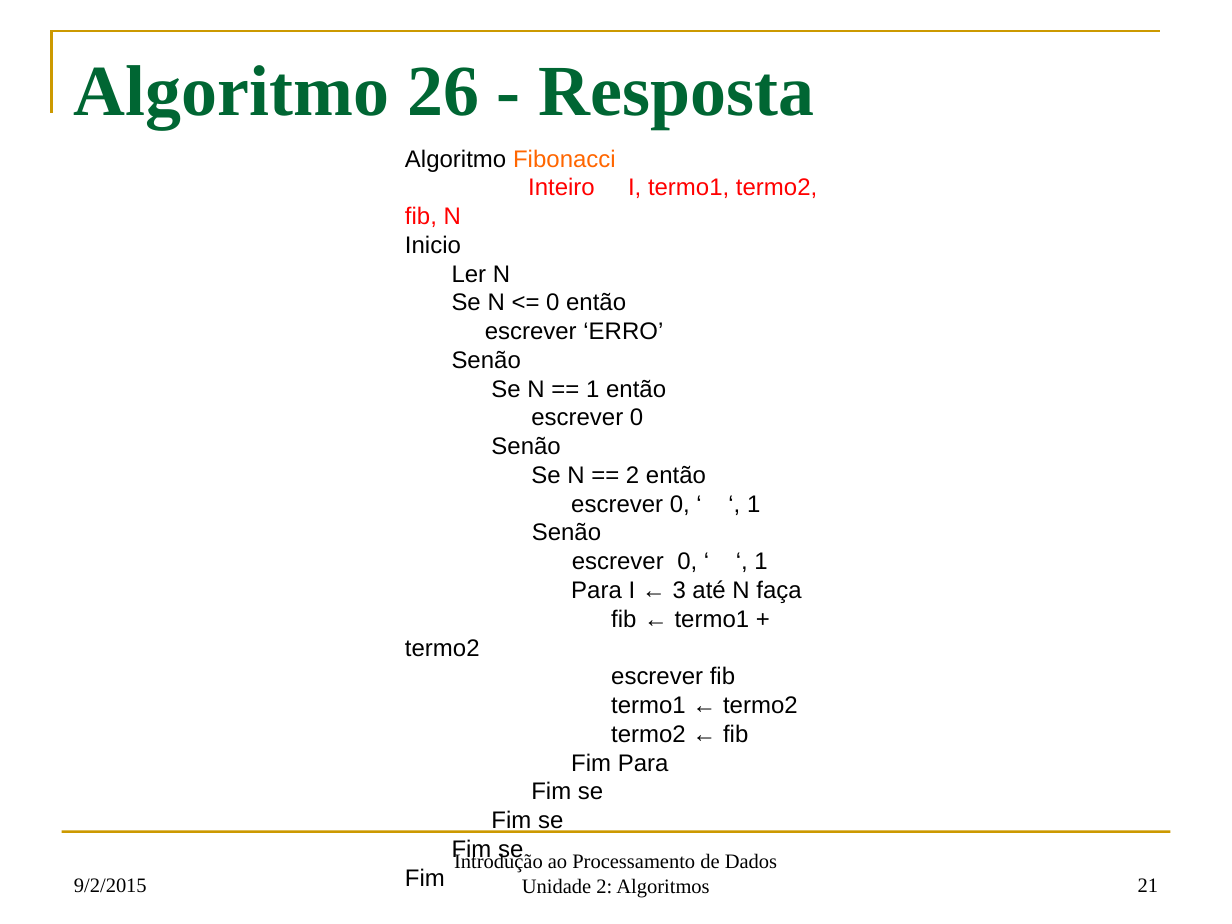
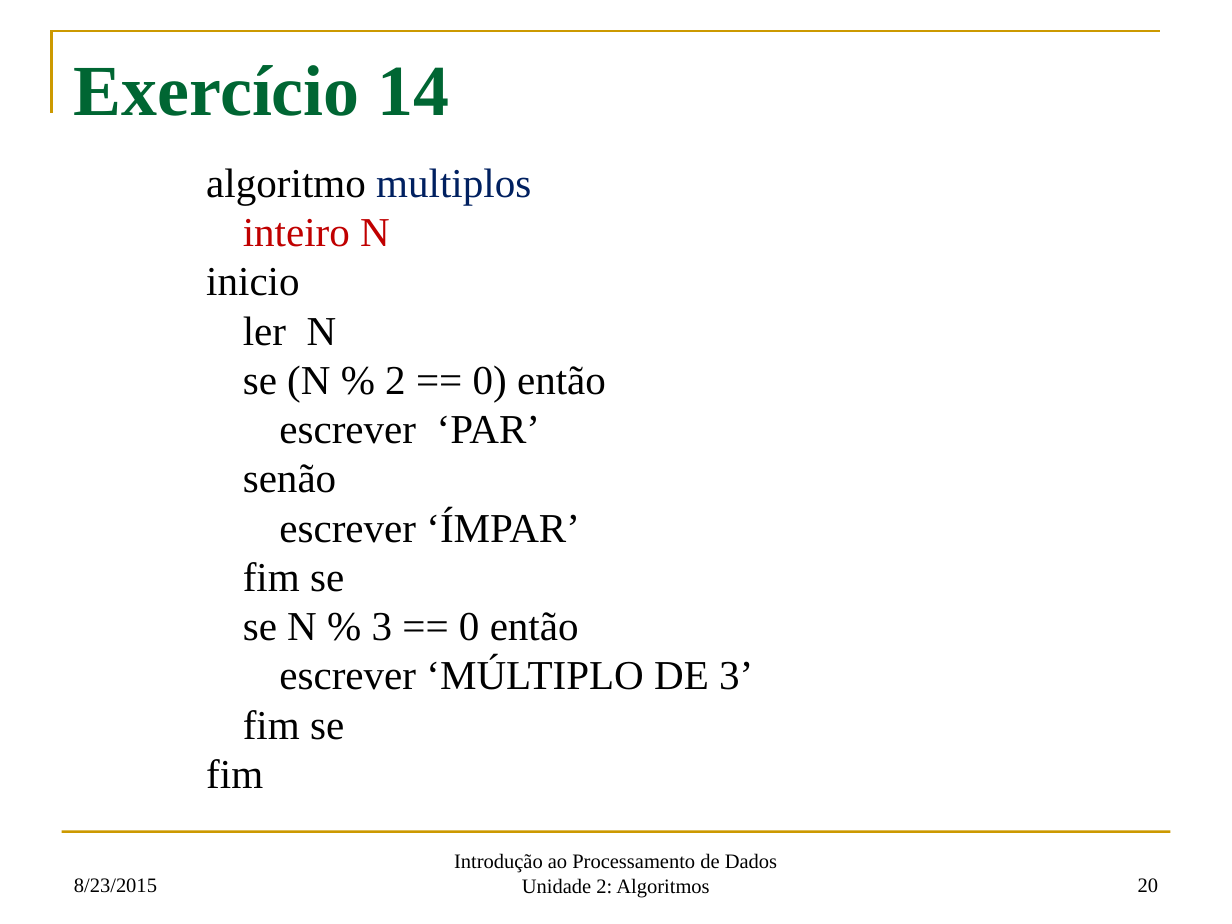
Before and after one commit to fsantanna-uerj/IPD, a slide deck: slide 20 of oficial/ipd-03.pptx (slide 21 before the commit). Drawn at 1232x924 pixels with LibreOffice and Linux fonts; fonts in the diff are those of the drawing. Boxes give left, top, right and bottom in pixels: in the first picture for what was removed or moved away, otherwise in the second. Text is boxed around its words. In the diff, an @@ line names an element or a change of style, - is before the commit and + after.

```diff
--- a/oficial/ipd-03.pptx
+++ b/oficial/ipd-03.pptx
@@ title at bbox=[74, 65, 450, 116]: text changed @@
-Algoritmo 26 - Resposta
+Exercício 14
@@ text at bbox=[206, 168, 753, 788]: text changed; size 14 to 24 pt; font Arial to Times New Roman @@
-Algoritmo Fibonacci
-Inteiro I, termo1, termo2, fib, N
-Inicio
-Ler N
-Se N <= 0 então
-escrever ‘ERRO’
-Senão
-Se N == 1 então
-escrever 0
-Senão
-Se N == 2 então
-escrever 0, ‘ ‘, 1
-Senão
-escrever 0, ‘ ‘, 1
-Para I ← 3 até N faça
-fib ← termo1 + termo2
-escrever fib
-termo1 ← termo2
-termo2 ← fib
-Fim Para
-Fim se
-Fim se
-Fim se
-Fim
+algoritmo multiplos
+inteiro N
+inicio
+ler N
+se (N % 2 == 0) então
+escrever ‘PAR’
+senão
+escrever ‘ÍMPAR’
+fim se
+se N % 3 == 0 então
+escrever ‘MÚLTIPLO DE 3’
+fim se
+fim
@@ text at bbox=[74, 878, 157, 893]: text changed @@
-9/2/2015
+8/23/2015
@@ page number at bbox=[1138, 878, 1158, 893]: text changed @@
-21
+20
```
Also in this commit, not shown: 9 other slides changed, 12 slides added, 11 slides removed, 5 other files.
